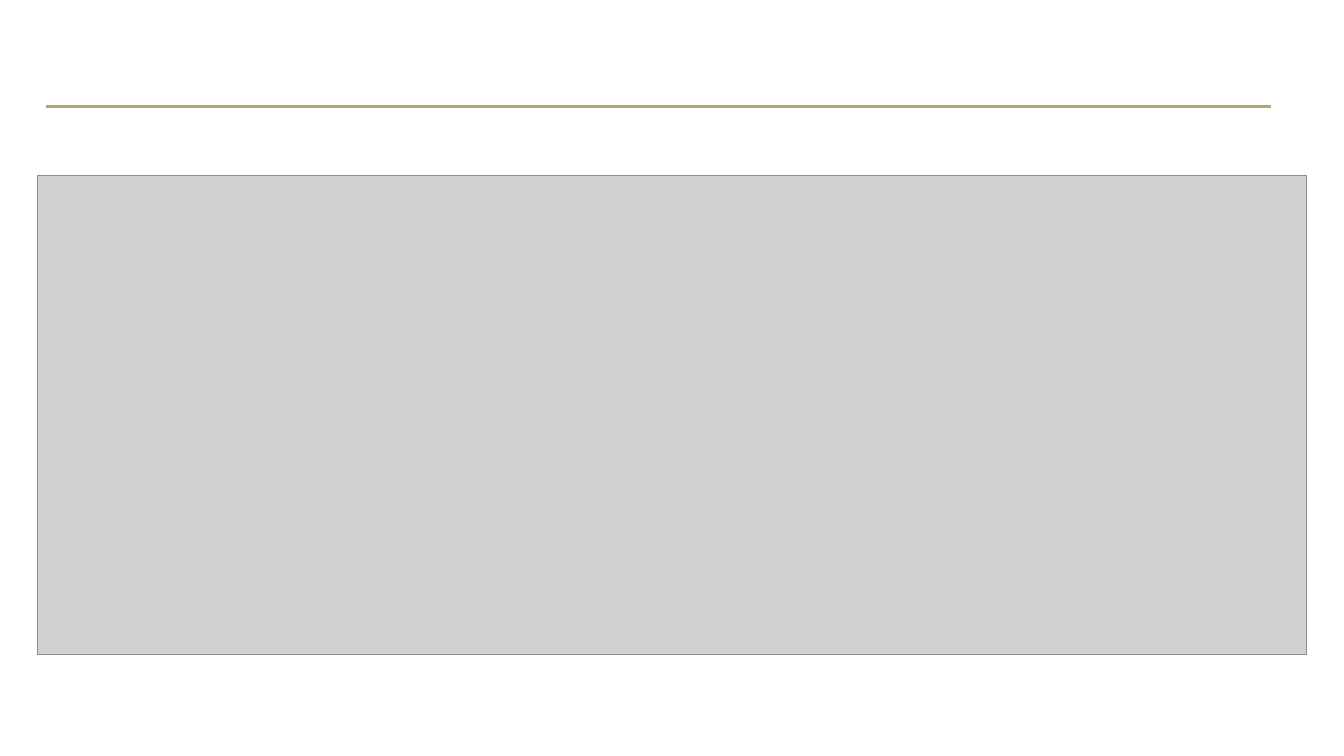
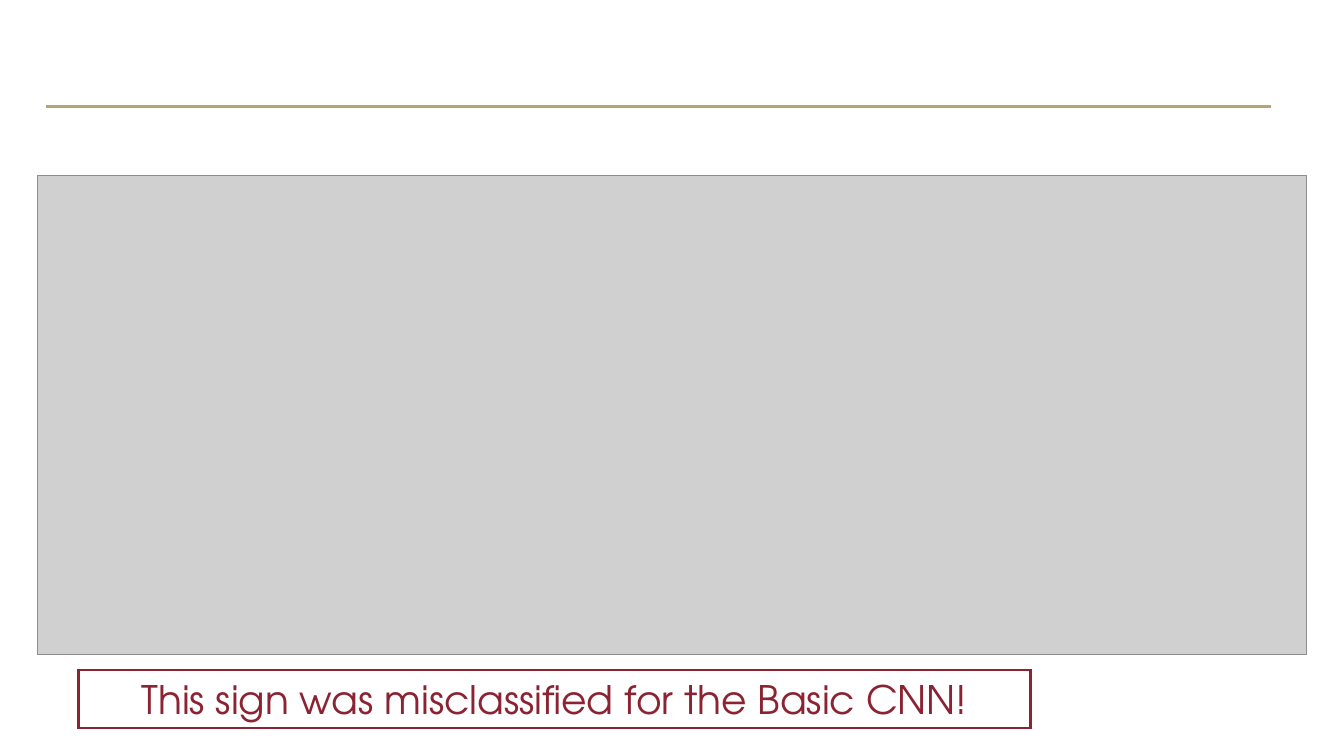
Before and after one commit to sjmfirestone/comp-4449-midterm-rtfs, a slide deck: slide 21 of firestone_sammantha_midterm.pptx. Drawn at 1344x756 pixels with LibreOffice and Linux fonts; fonts in the diff are those of the drawing; grey boxes stand for pictures; background and template pictures are left out. Boxes give left, top, right and bottom in pixels: in the first picture for what was removed or moved away, otherwise in the second. Text is boxed around its words. In the diff, an @@ line names an element or a change of style, - is before the commit and + after.

Commit message:
fine tuning details

```diff
--- a/firestone_sammantha_midterm.pptx
+++ b/firestone_sammantha_midterm.pptx
@@ rectangle added at (x1=79, y1=670, x2=1031, y2=728), fill #FFFFFF, outline #8B2332 1.5 pt, 28 pt, text #8B2332 @@
+This sign was misclassified for the Basic CNN!
```
